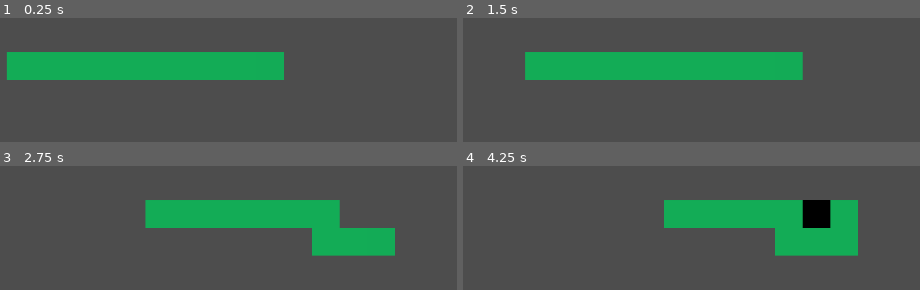
Above: before the commit, frames 1-4 (two rows, left to right).
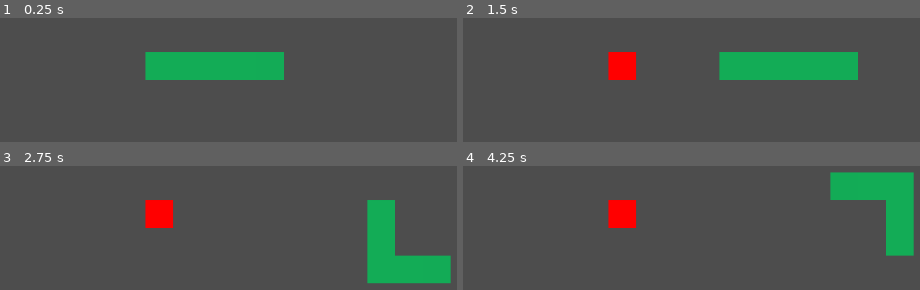
Above: after the commit, the same moments.

Repository: jedim101/snake
Game: Godot game, scene res://scenes/main.tscn
Same seed, same stepped clock (60 frames per second), same inputs: the game is played once before the commit and once after it.
Inputs:
- Up to frame 1 (0.25 s): no input
- Up to frame 2 (1.5 s): hold Right (move_right) 0.53-1.28 s; hold Down (move_down) from 1.28 s (still down)
- Up to frame 3 (2.75 s): release Down (move_down) at 2.03 s; hold Right (move_right) from 2.03 s (still down)
- Up to frame 4 (4.25 s): release Right (move_right) at 2.78 s; hold Up (move_up) 2.78-3.53 s; hold Left (move_left) from 3.53 s (still down)

The runs differ from the first frame. In frame 1, 6.9% of the frame differs, in the area x 1-32%, y 27-50%; in frame 2, 12%; in frame 3, 18%; in frame 4, 22%, in the area x 31-99%, y 4-73%.

Commit message:
🍎

Diff:
--- a/scenes/main.gd
+++ b/scenes/main.gd
@@ -11,6 +11,7 @@
 func _ready():
 	snake = [$Head]
 	$Head.position = start_position
+	generate_apple()
 
 	for i in range(start_length - 1):
 		new_segment(start_position + Vector2(-(start_length - 1 - i) * 40, 0))
@@ -29,20 +30,33 @@
 
 	# $Head.position += direction * 40 * (delta / $Timer.wait_time)
 
+func snake_positions():
+	return snake.map(func(segment): return segment.position)
+
+func generate_apple():
+	var new_position = Vector2(randi_range(0, 20) * 40, randi_range(0, 20) * 40)
+
+	if new_position in snake_positions():
+		generate_apple()
+	else:
+		$Apple.position = new_position
 
 func _on_Timer_timeout():
 	direction = new_direction
 	var new_head_position = $Head.position + direction * 40
 
-	if new_head_position in snake.map(func(segment): return segment.position):
+	if new_head_position in snake_positions():
 		$Timer.stop()
 		$Head.color = "#000000"
 		return
 
 	new_segment($Head.position)
-	snake.pop_at(1).queue_free()
+	$Head.position = new_head_position
 
-	$Head.position = new_head_position
+	if new_head_position == $Apple.position:
+		generate_apple()
+	else:
+		snake.pop_at(1).queue_free()
 
 	$Timer.start()
 
--- a/scenes/main.tscn
+++ b/scenes/main.tscn
@@ -4,10 +4,10 @@
 
 [node name="Main" type="Node"]
 script = ExtResource("1_s41xl")
-start_length = 10
+start_length = 5
 
 [node name="Timer" type="Timer" parent="."]
-wait_time = 0.5
+wait_time = 0.3
 
 [node name="Head" type="ColorRect" parent="."]
 offset_left = 250.0
@@ -16,4 +16,9 @@
 offset_bottom = 290.0
 color = Color(0.0755415, 0.672819, 0.336423, 1)
 
+[node name="Apple" type="ColorRect" parent="."]
+offset_right = 40.0
+offset_bottom = 40.0
+color = Color(1, 0, 0, 1)
+
 [connection signal="timeout" from="Timer" to="." method="_on_Timer_timeout"]
